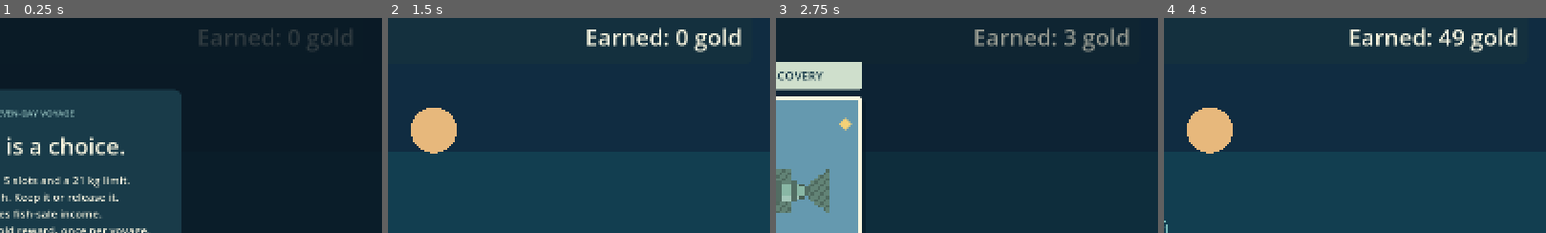
Above: before the commit, frames 1-4 (left to right).
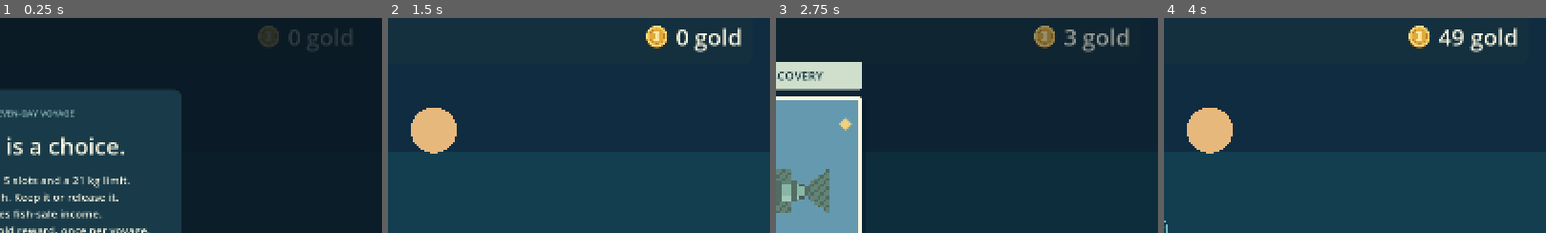
Above: after the commit, the same moments.

Repository: Peggyyyyyyyy123/fishing-21
Game: Godot game, scene res://scenes/main.tscn
The game is run twice, just before and just after one commit, with the same random seed, the same clock (stepped at 60 frames per second) and the same inputs.
Inputs:
- Up to frame 1 (0.25 s): no input
- Up to frame 2 (1.5 s): click "Start your 7-day voyage" at 0.5 s; click "Today's Sea" at 1.25 s
- Up to frame 3 (2.75 s): click "Cast · Bait 6 / 6" at 2 s
- Up to frame 4 (4 s): click "Keep" at 2.75 s; click "Cast · Bait 5 / 6" at 3.5 s
The pictures show only the part of the screen within x 50-100%, y 5-55%; the shares and areas given below are measured in that part.

The runs differ from the first frame. In frame 1, 0.7% of the frame differs, in the area x 52-73%, y 3-14%; in frame 2, 1.3%, in the area x 52-79%, y 3-15%; in frame 3, 1.1%; in frame 4, 1.3%.

Commit message:
Replace earnings label prefix with a coin icon

Diff:
--- /dev/null
+++ b/assets/ui/coin.svg
@@ -0,0 +1,6 @@
+<svg xmlns="http://www.w3.org/2000/svg" width="64" height="64" viewBox="0 0 64 64">
+<circle cx="32" cy="33" r="27" fill="#a66a20"/>
+<circle cx="32" cy="30" r="26" fill="#f2c65a" stroke="#ffdf8a" stroke-width="3"/>
+<circle cx="32" cy="30" r="19" fill="#dfaa3d" stroke="#b97e29" stroke-width="2"/>
+<path d="M28 18h8v24h-8zM24 18h16v4H24zM24 38h16v4H24z" fill="#ffe8a0"/>
+</svg>
--- a/presentation/game_view.gd
+++ b/presentation/game_view.gd
@@ -70,7 +70,7 @@
 	_config = config
 	var earned := session.preview_income()
 	%DayLabel.text = "Day %d / %d" % [session.get_day_number(), session.get_total_days()]
-	%QuotaLabel.text = "Earned: %d gold" % earned
+	%QuotaLabel.text = "%d gold" % earned
 	_cast_button.text = "Cast · Bait %d / %d" % [day.get_bait_remaining(), config.bait_per_day]
 	_return_button.text = "Return · Pay %d gold" % day.get_quota()
 	%WeightLabel.text = "Net weight  %d / %d kg" % [day.get_total_weight_kg(), config.weight_cap_kg]
@@ -189,7 +189,15 @@
 	var header_row := UiKit.row(UiKit.panel(layout, Color(0.08, 0.19, 0.24, 0.88), 14, 20))
 	UiKit.named(UiKit.label("Day 1", 52), "DayLabel", header_row, self)
 	UiKit.space(header_row, false)
-	UiKit.named(UiKit.label("Earned: 0 gold", 48), "QuotaLabel", header_row, self)
+	var earnings := UiKit.row(header_row, 14)
+	var coin: TextureRect = UiKit.named(TextureRect.new(), "EarningsCoin", earnings, self)
+	coin.texture = preload("res://assets/ui/coin.svg")
+	coin.custom_minimum_size = Vector2(52, 52)
+	coin.expand_mode = TextureRect.EXPAND_IGNORE_SIZE
+	coin.stretch_mode = TextureRect.STRETCH_KEEP_ASPECT_CENTERED
+	coin.mouse_filter = Control.MOUSE_FILTER_IGNORE
+	coin.tooltip_text = "Today's income"
+	UiKit.named(UiKit.label("0 gold", 48), "QuotaLabel", earnings, self)
 	UiKit.space(layout)
 	var tools := UiKit.row(layout)
 	_sea_button = UiKit.named(UiKit.button("Today's Sea"), "SeaButton", tools, self)
--- a/tests/test_interface.gd
+++ b/tests/test_interface.gd
@@ -42,7 +42,8 @@
 	(view.get_node("%StartButton") as Button).pressed.emit()
 	await process_frame
 	check(view.get_node("%DayLabel").text == "Day 1 / 7", "Day label shows current and total days")
-	check(view.get_node("%QuotaLabel").text == "Earned: 0 gold", "Large right daily earnings")
+	check(view.get_node("%QuotaLabel").text == "0 gold", "Large right daily earnings")
+	check((view.get_node("%EarningsCoin") as TextureRect).texture != null, "Income has a coin icon")
 	check(view.get_node("%DayLabel").get_theme_font_size("font_size") >= 48, "Day typography enlarged")
 	check(view.get_node("%CastButton").text.contains("Bait 6 / 6"), "Bait moved to Cast")
 	check(view.get_node("%ReturnButton").text.contains("Pay 180 gold"), "Rent moved to Return")
@@ -72,7 +73,7 @@
 	check(view.get_node("%CastButton").text.contains("Bait 5 / 6"), "Bait count updates after release")
 	var catalog := session.get_catalog()
 	check(catalog.get_catch_count(&"sardine") == 1 and catalog.get_best_weight_kg(&"sardine") == 3, "Released fish contributes to catalogue catch record")
-	check(session.get_current_day().get_discoveries().size() == 1 and view.get_node("%QuotaLabel").text == "Earned: 3 gold", "Released discovery still pays its reward")
+	check(session.get_current_day().get_discoveries().size() == 1 and view.get_node("%QuotaLabel").text == "3 gold", "Released discovery still pays its reward")
 	view.open_field_guide()
 	(view.get_node("%FieldGuide") as FieldGuideBook).select(&"sardine")
 	check(view.get_node("%CatalogFishStats").text.contains("3000 g"), "Left page displays grams")
@@ -85,7 +86,7 @@
 	check(view.get_node("%CatchChoiceDetails").text == "GOLDEN TUNA", "Second card updates species")
 	(view.get_node("%KeepButton") as Button).pressed.emit()
 	(view.get_node("%ReturnButton") as Button).pressed.emit()
-	check(view.get_node("%QuotaLabel").text == "Earned: 873 gold", "Header: 840 doubled sale + 30 + 3 discovery")
+	check(view.get_node("%QuotaLabel").text == "873 gold", "Header: 840 doubled sale + 30 + 3 discovery")
 	view.open_field_guide()
 	(view.get_node("%CatalogGrid").get_child(9) as Button).pressed.emit()
 	check(view.get_node("%CatalogFishName").text == "GOLDEN TUNA" and view.get_node("%CatalogFishStats").text.contains("21000 g"), "Right-page selection updates left page")
Not shown, added: assets/ui/coin.svg.import
